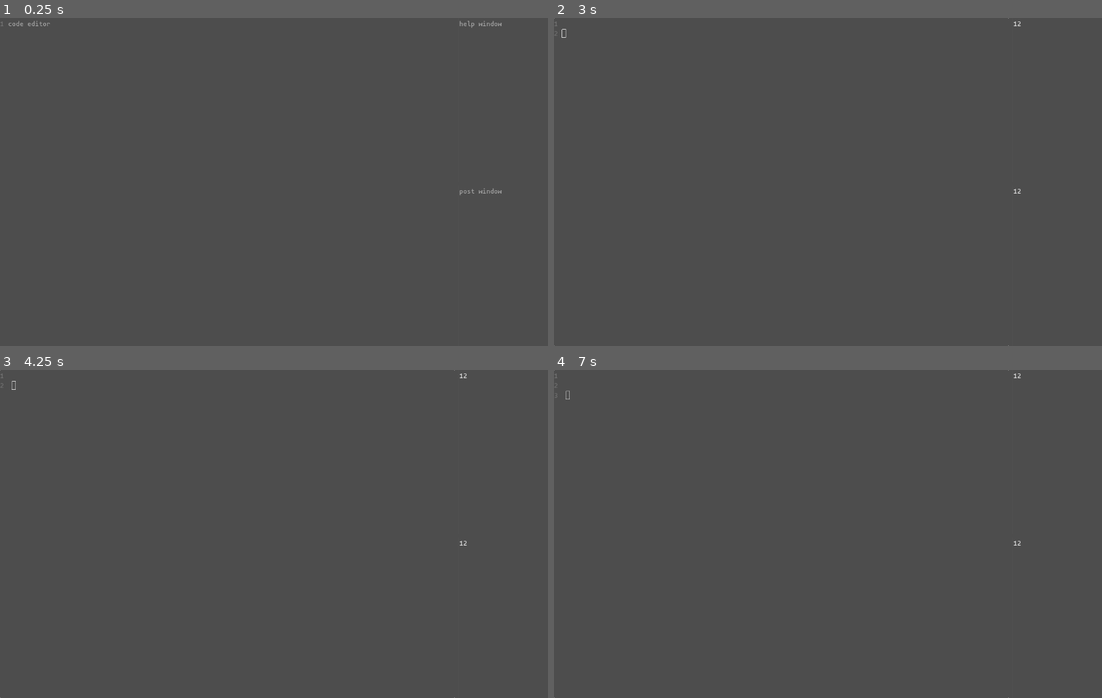
Above: before the commit, frames 1-4 (two rows, left to right).
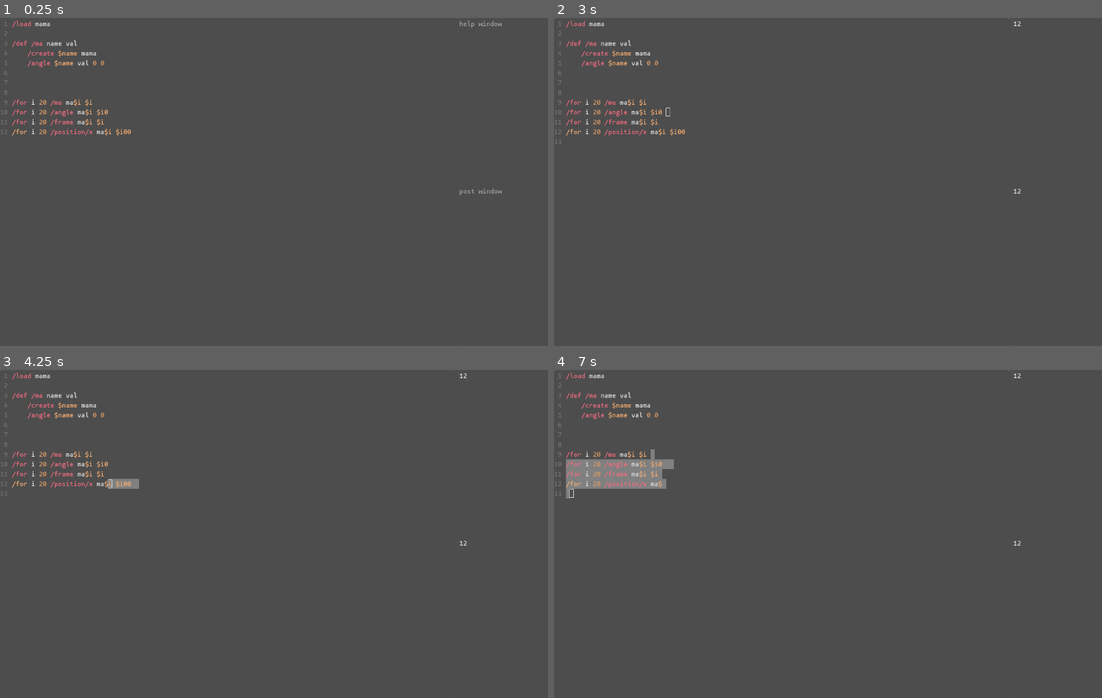
Above: after the commit, the same moments.

Repository: loopier/animatron
Game: Godot game, scene res://main.tscn
Same seed, same stepped clock (60 frames per second), same inputs: the game is played once before the commit and once after it.
Inputs (mouse positions are in pixels of both pictures, inside the frame that each line leads up to):
- Up to frame 1 (0.25 s): no input
- Up to frame 2 (3 s): click (1058, 100) at 0.52 s; type "12" at 0.6 s; click (1058, 267) at 0.75 s; type "12" at 0.83 s; tap Enter at 1.25, 2.75 s; move the mouse to (948, 165) at 1.27 s; tap Alt at 1.35 s; click (948, 165) at 1.42 s; tap Space at 2 s; drag from (718, 198) to (800, 247) at 2.02 s; move the mouse to (882, 109) at 2.77 s; tap Shift at 2.85 s; click (882, 109) at 2.92 s
- Up to frame 3 (4.25 s): tap Space at 3.5 s; drag from (246, 599) to (109, 484) at 3.52 s
- Up to frame 4 (7 s): tap Enter at 4.25 s; move the mouse to (992, 583) at 4.27 s; tap Ctrl at 4.35 s; click (992, 583) at 4.42 s; tap Space at 5 s; drag from (663, 484) to (745, 452) at 5.02 s; move the mouse to (855, 534) at 5.77 s; tap Alt at 5.85 s; click (855, 534) at 5.92 s; drag from (745, 452) to (718, 550) at 6.52 s

The runs differ from the first frame. In frame 1, 0.8% of the frame differs, in the area x 0-24%, y 0-37%; in frame 2, 0.8%; in frame 3, 0.9%; in frame 4, 2.2%, in the area x 0-22%, y 0-40%.

Commit message:
Add `/for`

Diff:
--- a/CommandInterface.gd
+++ b/CommandInterface.gd
@@ -143,7 +143,7 @@
 
 ## Different behaviours depend on the [param command] contents in the different [member xxxCommands] dictionaries.
 func parseCommand(key: String, args: Array, sender: String) -> Status:
-	var commandDicts := [coreCommands, nodeCommands, arrayCommands, defCommands]
+	var commandDicts := [coreCommands, nodeCommands, arrayCommands, defCommands,ocl.reservedWords]
 	var commandValue: Variant
 	var commandDict: Dictionary
 	var result := Status.new()
@@ -171,6 +171,7 @@
 		coreCommands: result = commandValue.callv(args)
 		nodeCommands: result = commandValue.call(key, args)
 		arrayCommands: result = commandValue.call(args)
+		ocl.reservedWords: parseCommandsArray(commandValue.call(args))
 		_: command_error.emit("Command not found: %s" % [key], sender)
 
 	match result.type:
--- a/main.tscn
+++ b/main.tscn
@@ -7,7 +7,8 @@
 [ext_resource type="StyleBox" uid="uid://dqdhrgvrn3l8a" path="res://styles/left-margin-transparent.stylebox" id="5_efpnp"]
 
 [sub_resource type="CodeHighlighter" id="CodeHighlighter_833ra"]
-number_color = Color(0.862715, 0.611612, 0.407904, 1)
+number_color = Color(0.862745, 0.611765, 0.407843, 1)
+symbol_color = Color(0.862745, 0.611765, 0.407843, 1)
 
 [node name="Main" type="Node2D"]
 script = ExtResource("1_70ykf")
@@ -28,10 +29,23 @@
 split_offset = 426
 
 [node name="CodeEdit" type="CodeEdit" parent="HSplitContainer"]
+z_index = 1
 layout_mode = 2
 size_flags_horizontal = 3
 size_flags_vertical = 3
 theme = ExtResource("3_fotw2")
+text = "/load mama
+
+/def /ma name val
+    /create $name mama
+    /angle $name val 0 0
+
+
+
+/for i 20 /ma ma$i $i
+/for i 20 /angle ma$i $i0
+/for i 20 /frame ma$i $i
+/for i 20 /position/x ma$i $i00"
 placeholder_text = "code editor"
 highlight_all_occurrences = true
 syntax_highlighter = SubResource("CodeHighlighter_833ra")
--- a/ocl.gd
+++ b/ocl.gd
@@ -7,6 +7,7 @@
 func _processReservedWord(word: String, args: Array) -> Variant:
 	return reservedWords.get(word).callv(args)
 
+## Example: [code]/for i 4 /post $i[/code]
 func _for(args: Array) -> Array:
 	var result = []
 	var variableName = "$%s" % [args[0]]
